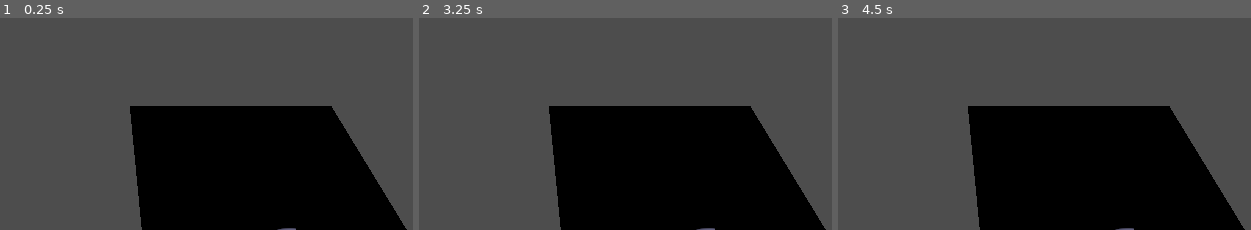
Above: before the commit, frames 1-3 (left to right).
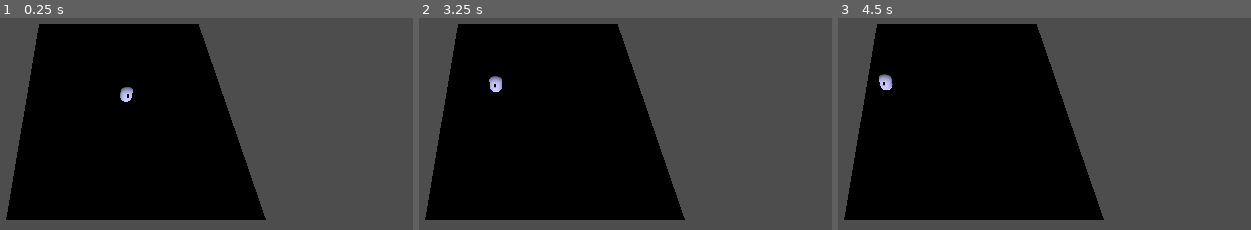
Above: after the commit, the same moments.

Repository: Jerry-Gu-SB/gridlock_v2
Game: Godot game, scene res://Scenes/root.tscn
The game is run twice, just before and just after one commit, with the same random seed, the same clock (stepped at 60 frames per second) and the same inputs.
Inputs (mouse positions are in pixels of both pictures, inside the frame that each line leads up to):
- Up to frame 1 (0.25 s): no input
- Up to frame 2 (3.25 s): tap Enter at 0.5, 2 s; move the mouse to (outside the picture) at 0.52 s; click (outside the picture) at 0.6 s; right-click (outside the picture) at 0.8 s; tap Space at 1.25, 2.75 s; move the mouse to (outside the picture) at 1.27 s; right-click (outside the picture) at 1.35 s; click (outside the picture) at 1.55 s; move the mouse to (outside the picture) at 2.02 s; click (outside the picture) at 2.1 s; right-click (outside the picture) at 2.3 s; move the mouse to (468, 94) at 2.77 s; right-click (468, 94) at 2.85 s; click (468, 94) at 3.05 s
- Up to frame 3 (4.5 s): move the mouse to (1168, 73) at 3.52 s; click (1168, 73) at 3.6 s; right-click (1168, 73) at 3.8 s; tap Enter at 4.25 s; move the mouse to (outside the picture) at 4.27 s; right-click (outside the picture) at 4.35 s

The runs differ from the first frame. In frame 1, 51% of the frame differs, in the area x 1-99%, y 2-100%; in frame 2, 51%; in frame 3, 51%.

Commit message:
got stuff to work

Diff:
--- a/Scenes/camera_base.gd
+++ b/Scenes/camera_base.gd
@@ -2,19 +2,21 @@
 
 const MOVE_MARGIN = 20
 const MOVE_SPEED = 30
+const RAY_LENGTH = 1000
 
-const ray_length = 1000
-@onready var cam = $Camera3D
+@onready var cam: Camera3D = $Camera3D
 
-func _process(delta):
-	var mouse_position = get_viewport().get_mouse_position()
+func _process(delta: float) -> void:
+	var mouse_position: Vector2 = get_viewport().get_mouse_position()
 	calc_move(mouse_position, delta)
+
 	if Input.is_action_just_pressed("main_command"):
 		move_all_units(mouse_position)
 
-func calc_move(mouse_position, delta):
-	var v_size = get_viewport().size
-	var move_vec = Vector3()
+func calc_move(mouse_position: Vector2, delta: float) -> void:
+	var v_size: Vector2 = get_viewport().size
+	var move_vec: Vector3 = Vector3.ZERO
+
 	if mouse_position.x < MOVE_MARGIN:
 		move_vec.x -= 1
 	if mouse_position.y < MOVE_MARGIN:
@@ -23,22 +25,25 @@
 		move_vec.x += 1
 	if mouse_position.y > v_size.y - MOVE_MARGIN:
 		move_vec.z += 1
-	move_vec = move_vec.rotated(Vector3(0, 1, 0), rotation_degrees.y)
-	global_translate(move_vec * delta * MOVE_SPEED)
+
+	move_vec = move_vec.rotated(Vector3.UP, rotation.y)
+	translate(move_vec * delta * MOVE_SPEED)
 
 func move_all_units(mouse_position):
 	var result = raycast_from_mouse(mouse_position, 1)
+	print(result)
 	if result:
+		print("result")
 		get_tree().call_group("units", "move_to", result.position)
 
-func raycast_from_mouse(mouse_position, collision_mask):
-	var ray_start = cam.project_ray_origin(mouse_position)
-	var ray_end = ray_start + cam.project_ray_normal(mouse_position) * ray_length
+func raycast_from_mouse(mouse_position: Vector2, collision_mask: int):
 	var space_state = get_world_3d().direct_space_state
 
-	var intersect_ray_params = PhysicsRayQueryParameters3D.new()
-	intersect_ray_params.from = ray_start
-	intersect_ray_params.to = ray_end
-	intersect_ray_params.exclude = []
+	var ray_origin: Vector3 = cam.project_ray_origin(mouse_position)
+	var ray_normal: Vector3 = cam.project_ray_normal(mouse_position)
+	var ray_end: Vector3 = ray_origin + (ray_normal * RAY_LENGTH)
+
+	var intersect_ray_params := PhysicsRayQueryParameters3D.create(ray_origin, ray_end)
 	intersect_ray_params.collision_mask = collision_mask
+
 	return space_state.intersect_ray(intersect_ray_params)
--- a/Scenes/root.tscn
+++ b/Scenes/root.tscn
@@ -13,24 +13,32 @@
 [sub_resource type="PlaneMesh" id="PlaneMesh_ilnnx"]
 material = SubResource("StandardMaterial3D_mxoh7")
 
+[sub_resource type="BoxShape3D" id="BoxShape3D_7u75y"]
+size = Vector3(5.75, 0.705, 5.66)
+
 [node name="Root" type="Node3D"]
 
 [node name="CameraBase" type="Node3D" parent="."]
-transform = Transform3D(1, 0, 0, 0, 1, 0, 0, 0, 1, 0, 0, 0)
 script = ExtResource("1_6rsc6")
 
 [node name="Camera3D" type="Camera3D" parent="CameraBase"]
-transform = Transform3D(1, 3.09086e-08, 1.28028e-08, -3.09086e-08, 0.707106, 0.707107, 1.28027e-08, -0.707107, 0.707106, -4, 7.99999, 0.999998)
+transform = Transform3D(1, 3.09085e-08, 1.28028e-08, -3.09086e-08, 0.707106, 0.707107, 1.28027e-08, -0.707107, 0.707106, -0.993954, 7.99999, 4.13616)
 
 [node name="World" type="Node3D" parent="."]
 
 [node name="NavigationRegion3D" type="NavigationRegion3D" parent="World"]
 navigation_mesh = SubResource("NavigationMesh_b4ob1")
 
-[node name="Floor" type="MeshInstance3D" parent="World/NavigationRegion3D"]
+[node name="StaticBody3D" type="StaticBody3D" parent="World/NavigationRegion3D"]
+
+[node name="Floor" type="MeshInstance3D" parent="World/NavigationRegion3D/StaticBody3D"]
 transform = Transform3D(2.9, 0, 0, 0, 2.9, 0, 0, 0, 2.9, 0, 0, 0)
 mesh = SubResource("PlaneMesh_ilnnx")
-skeleton = NodePath("../../..")
+skeleton = NodePath("../../../..")
+
+[node name="CollisionShape3D" type="CollisionShape3D" parent="World/NavigationRegion3D/StaticBody3D"]
+transform = Transform3D(1, 0, 0, 0, 1, 0, 0, 0, 1, 0, -0.3335, 0)
+shape = SubResource("BoxShape3D_7u75y")
 
 [node name="Unit" parent="World/NavigationRegion3D" instance=ExtResource("2_wa0w0")]
 
--- a/Scenes/unit.tscn
+++ b/Scenes/unit.tscn
@@ -16,6 +16,7 @@
 transform = Transform3D(0.34, 0, 0, 0, 0.34, 0, 0, 0, 0.34, 0, 0, 0)
 collision_layer = 2
 collision_mask = 2
+platform_floor_layers = 4294967041
 script = ExtResource("1_f243o")
 
 [node name="Body" type="MeshInstance3D" parent="."]
@@ -31,3 +32,6 @@
 [node name="CollisionShape3D" type="CollisionShape3D" parent="."]
 transform = Transform3D(1, 0, 0, 0, 1, 0, 0, 0, 1, 0, 1, 0)
 shape = SubResource("CapsuleShape3D_mqaaf")
+
+[node name="NavigationAgent3D" type="NavigationAgent3D" parent="."]
+navigation_layers = 2
--- a/Scripts/unit.gd
+++ b/Scripts/unit.gd
@@ -1,21 +1,37 @@
 extends CharacterBody3D
 
-var path = []
-var path_ind = 0
-const SPEED = 12
+var path: PackedVector3Array = []
+var path_ind: int = 0
+const SPEED: float = 12.0
 
-@onready var nav = get_parent()
+@onready var nav: Node3D = get_parent()
+@onready var nav_agent: NavigationAgent3D = $NavigationAgent3D
 
-func move_to(target_pos):
-	path = nav.get_simple_path(global_transform.origin, target_pos)
+func move_to(target_pos: Vector3) -> void:
+	path = get_navigation_path(global_position, target_pos)
 	path_ind = 0
+	if path.size() > 0:
+		nav_agent.set_target_position(target_pos)
 
 func _physics_process(_delta: float) -> void:
 	if path_ind < path.size():
-		var move_vec = (path[path_ind] - global_transform.origin)
+		var move_vec: Vector3 = (path[path_ind] - global_position)
 		if move_vec.length() < 0.1:
 			path_ind += 1
 		else:
-			self.up_direction = Vector3(0, 1, 0)
-			self.velocity = SPEED * move_vec.normalized()
+			self.up_direction = Vector3.UP
+			self.velocity = move_vec.normalized() * SPEED
 			move_and_slide()
+
+func get_navigation_path(p_start_position: Vector3, p_target_position: Vector3) -> PackedVector3Array:
+	if not is_inside_tree():
+		return PackedVector3Array()
+
+	var default_map_rid: RID = get_world_3d().get_navigation_map()
+	var navigation_path: PackedVector3Array = NavigationServer3D.map_get_path(
+		default_map_rid,
+		p_start_position,
+		p_target_position,
+		1
+	)
+	return navigation_path
--- a/project.godot
+++ b/project.godot
@@ -19,11 +19,13 @@
 
 main_command={
 "deadzone": 0.5,
-"events": [Object(InputEventMouseButton,"resource_local_to_s …(202 unchanged characters)… ctor2(0, 0),"factor":1.0,"button_index":2,"canceled":false,"pressed":false,"double_click":false,"script":null)
+"events": [Object(InputEventMouseButton,"resource_local_to_s …(202 unchanged characters)… ctor2(0, 0),"factor":1.0,"button_index":1,"canceled":false,"pressed":false,"double_click":false,"script":null)
 ]
 }
 
 [layer_names]
 
 3d_physics/layer_1="environment"
+3d_navigation/layer_1="environment"
 3d_physics/layer_2="units"
+3d_navigation/layer_2="units"
Not shown: 1 places in Scenes/root.tscn that only renumber resources
